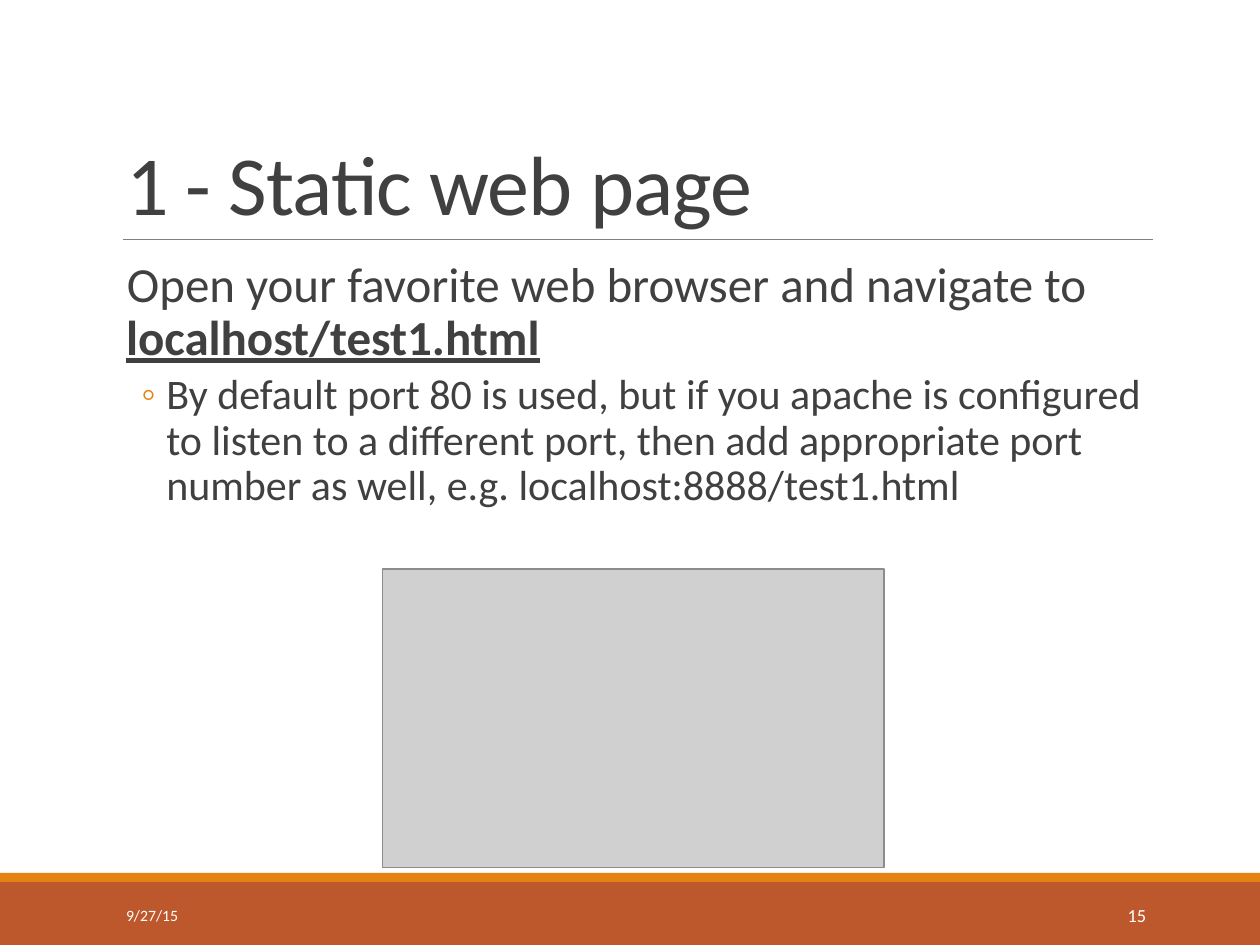
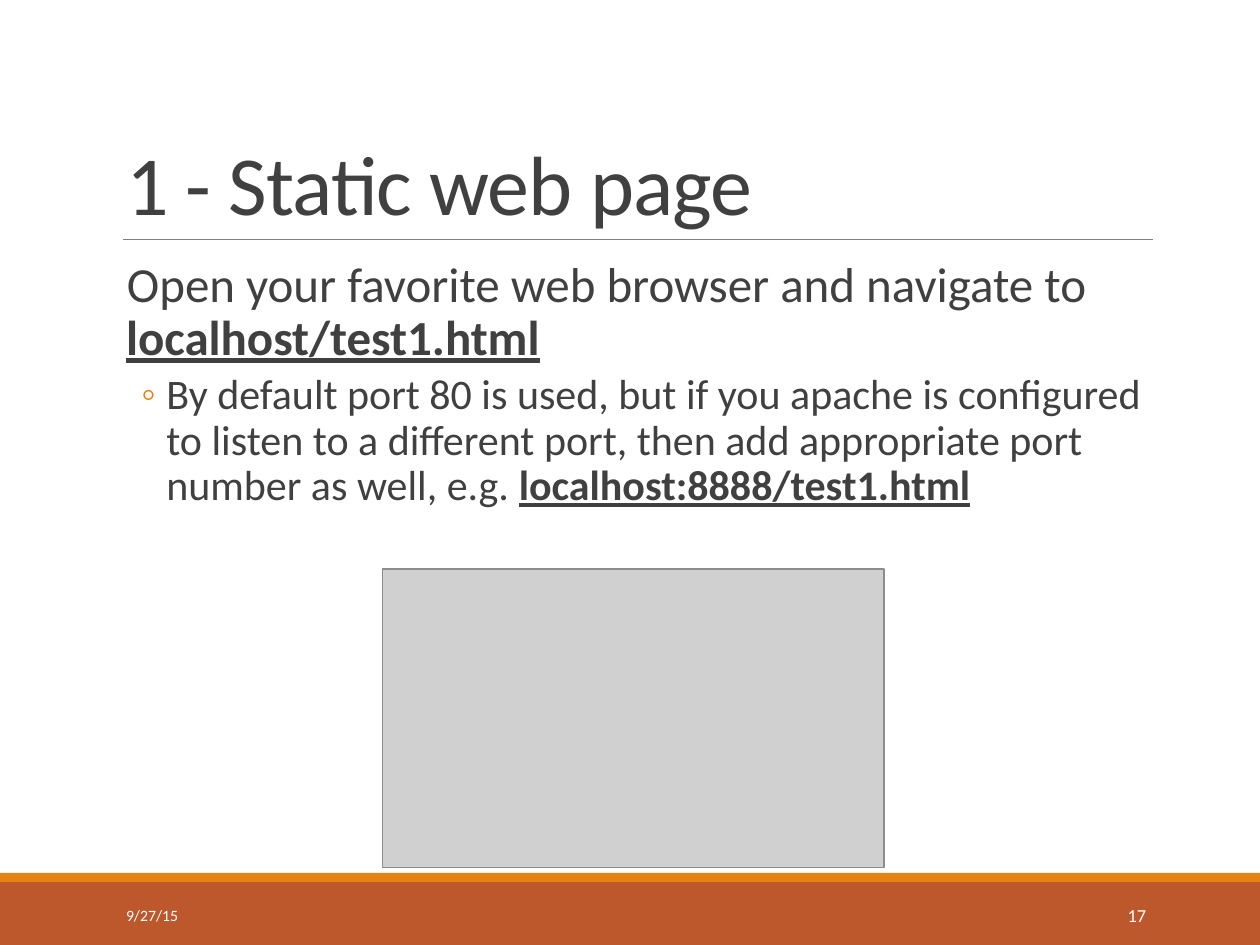
Before and after one commit to nikunjgoel95/INFSCI2710-lab, a slide deck: slide 17 of Lab slides.pptx (slide 15 before the commit). Drawn at 1260x945 pixels with LibreOffice and Linux fonts; fonts in the diff are those of the drawing; grey boxes stand for pictures. Boxes give left, top, right and bottom in pixels: in the first picture for what was removed or moved away, otherwise in the second. Text is boxed around its words. In the diff, an @@ line names an element or a change of style, - is before the commit and + after.

```diff
--- a/Lab slides.pptx
+++ b/Lab slides.pptx
@@ text at (166, 380, 1140, 507): bold on, underline on in "localhost:8888/test1.html" @@
@@ page number at (1128, 910, 1147, 922): text changed @@
-15
+17
```
Also in this commit, not shown: 9 other slides changed, 2 slides added.
